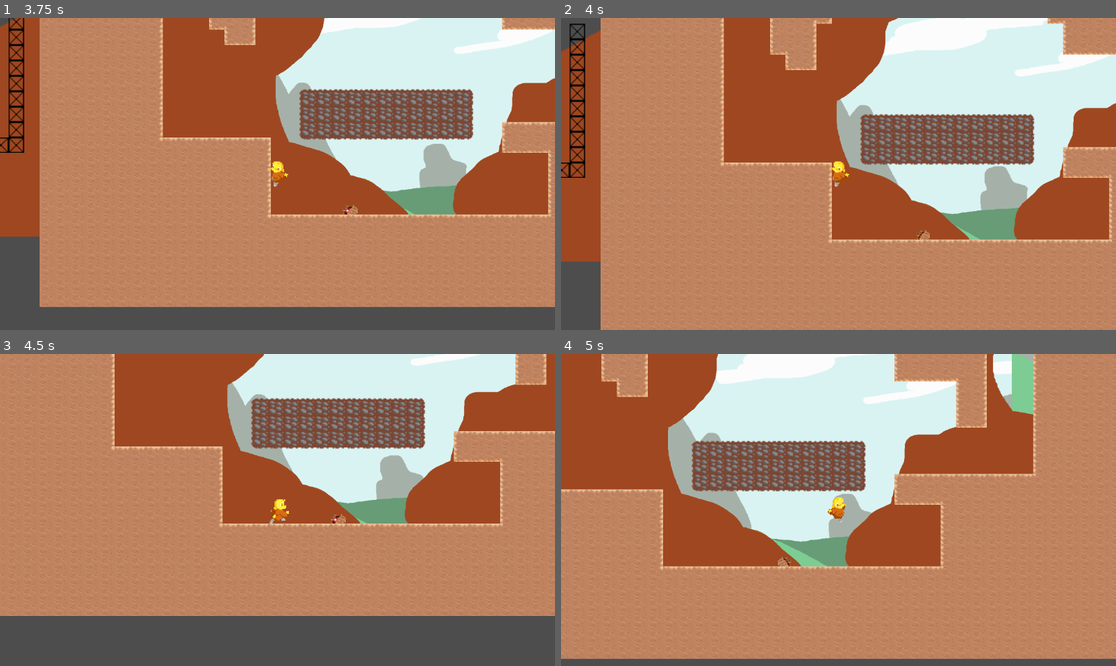
Above: before the commit, frames 1-4 (two rows, left to right).
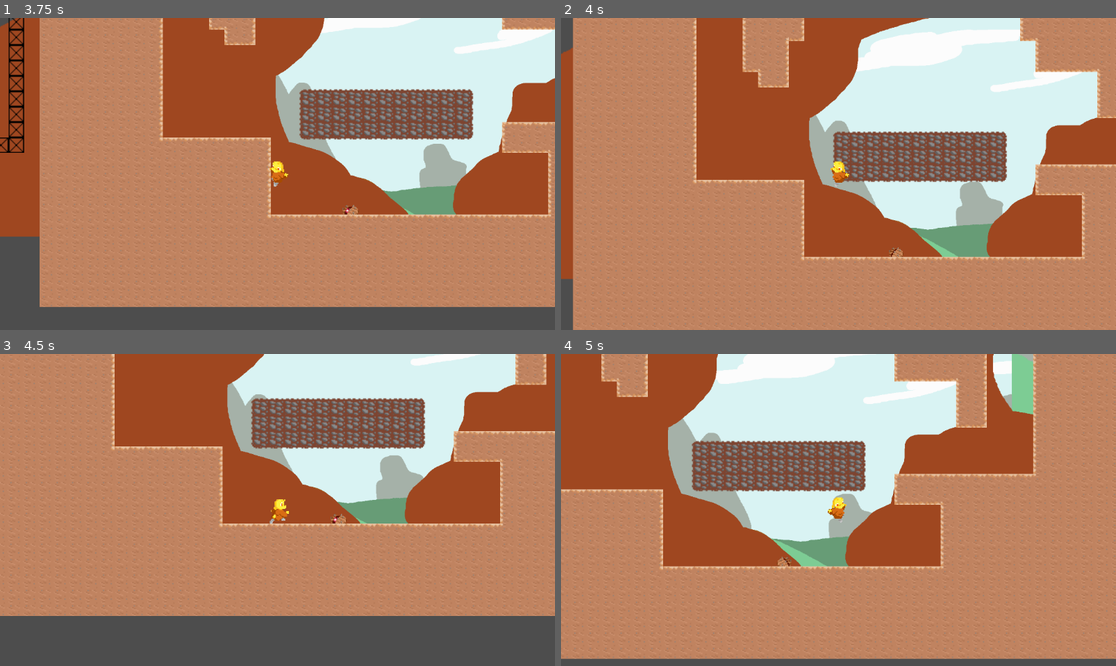
Above: after the commit, the same moments.

Repository: SephyTCD/MetroidVania
Game: Godot game, scene res://Map.tscn
The game is run twice, just before and just after one commit, with the same random seed, the same clock (stepped at 60 frames per second) and the same inputs.
Inputs:
- Up to frame 1 (3.75 s): tap Enter (ui_accept) at 0.5 s; hold Shift (wallRun) 0.53-1.28 s; hold Right (ui_right) 0.53-2.03 s; tap Z (jump) at 0.77, 1.52, 3.02 s; tap Shift (wallRun) at 1.35, 2.85 s; hold Shift (wallRun) 2.03-2.78 s; hold Left (ui_left) from 2.03 s (still down); hold Shift (wallRun) from 3.53 s (still down)
- Up to frame 2 (4 s): keep holding Left (ui_left); keep holding Shift (wallRun); tap Z (jump) at 3.77 s
- Up to frame 3 (4.5 s): release Left (ui_left) at 4.28 s; release Shift (wallRun) at 4.28 s; hold Right (ui_right) from 4.28 s (still down); tap Shift (wallRun) at 4.35 s
- Up to frame 4 (5 s): keep holding Right (ui_right); tap Z (jump) at 4.52 s

Frame 1 is identical in both runs. In frame 2, 35% of the frame differs, in the area x 0-100%, y 0-100%; in frame 3, less than 0.1%; in frame 4, nothing differs.

Commit message:
tweaked wall running

Diff:
--- a/Player.gd
+++ b/Player.gd
@@ -132,7 +132,7 @@
 			velocity.x = -300
 			faceLock = 1
 
-	if Input.is_action_just_released("wallRun"):
+	if Input.is_action_just_released("wallRun") or is_on_wall():
 		move = true
 
 		runAble = 0
